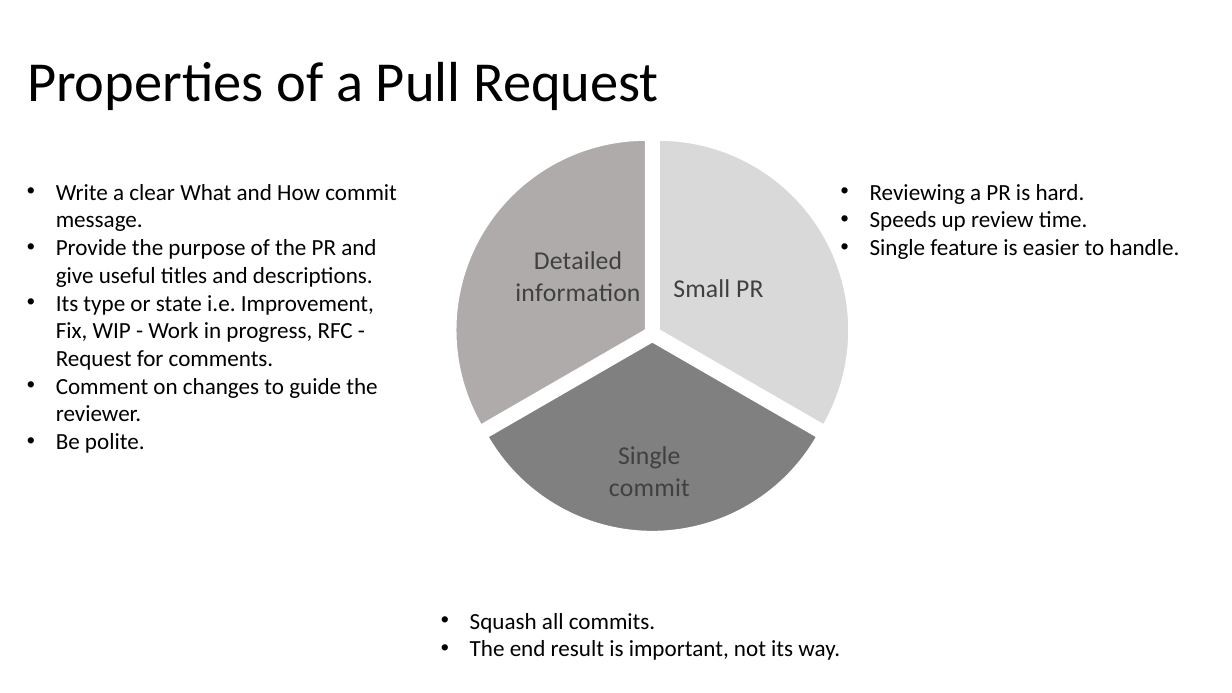
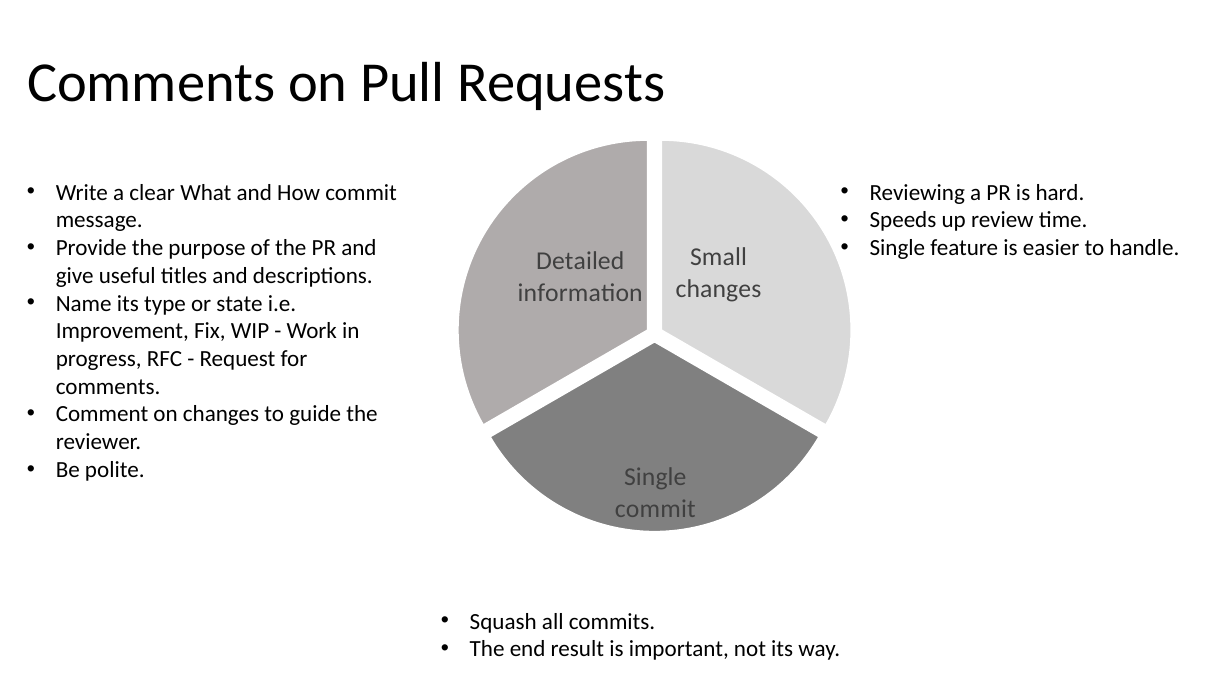
Before and after one commit to svenmalvik/insights, a slide deck: slide 1 of pull-request/pull-request.pptx. Drawn at 1232x693 pixels with LibreOffice and Linux fonts; fonts in the diff are those of the drawing. Boxes give left, top, right and bottom in pixels: in the first picture for what was removed or moved away, otherwise in the second. Text is boxed around its words. In the diff, an @@ line names an element or a change of style, - is before the commit and + after.

```diff
--- a/pull-request/pull-request.pptx
+++ b/pull-request/pull-request.pptx
@@ title at <box>27,61,666,110</box>: text changed @@
-Properties of a Pull Request
+Comments on Pull Requests
@@ pie chart at <box>292,111,979,614</box> @@
-categories: Small PR, Single commit, Detailed information
+categories: Small changes, Single commit, Detailed information
@@ text at <box>56,295,359,394</box>: text changed @@
-• Its type or state i.e. Improvement, Fix, WIP - Work in progress, RFC - Request for comments.
+• Name its type or state i.e. Improvement, Fix, WIP - Work in progress, RFC - Request for comments.
```
Also in this commit, not shown: 2 other files.
